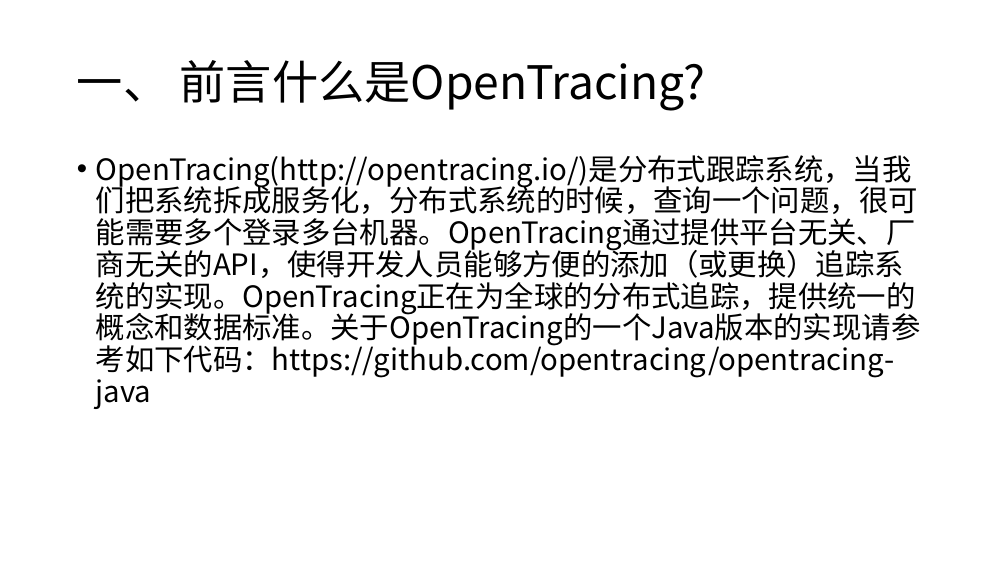
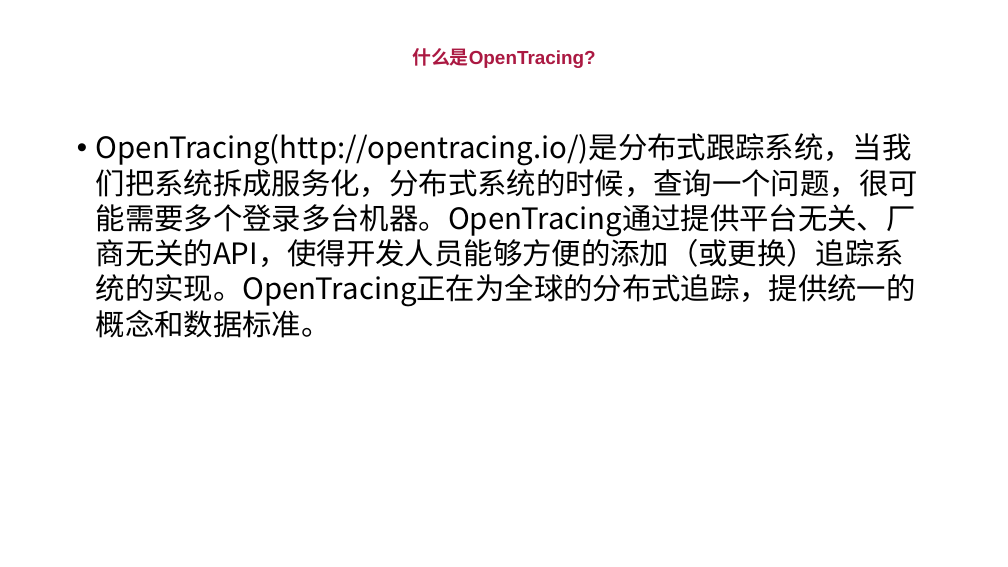
Before and after one commit to kingreatwill/open, a slide deck: slide 13 of files/Distributed Tracking System.pptx (slide 23 before the commit). Drawn at 1008x567 pixels with LibreOffice and Linux fonts; fonts in the diff are those of the drawing. Boxes give left, top, right and bottom in pixels: in the first picture for what was removed or moved away, otherwise in the second. Text is boxed around its words. In the diff, an @@ line names an element or a change of style, - is before the commit and + after.

```diff
--- a/files/Distributed Tracking System.pptx
+++ b/files/Distributed Tracking System.pptx
@@ title at <box>412,48,596,68</box>: text changed; size 44 to 18 pt; font Noto Sans CJK SC to Arial; text colour #000000 to #AB1942; bold on @@
-一、 前言什么是OpenTracing?
+什么是OpenTracing?
@@ text at <box>96,133,918,338</box>: text changed @@
-• OpenTracing(http://opentracing.io/)是分布式跟踪系统，当我们把系统拆成服务化，分布式系统的时候，查询一个问题，很可能需要多个登录多台机器。OpenTracing通过提供平台无关、厂商无关的API，使得开发人员能够方便的添加（或更换）追踪系统的实现。OpenTracing正在为全球的分布式追踪，提供统一的概念和数据标准。关于OpenTracing的一个Java版本的实现请参考如下代码：https://github.com/opentracing/opentracing-java
+• OpenTracing(http://opentracing.io/)是分布式跟踪系统，当我们把系统拆成服务化，分布式系统的时候，查询一个问题，很可能需要多个登录多台机器。OpenTracing通过提供平台无关、厂商无关的API，使得开发人员能够方便的添加（或更换）追踪系统的实现。OpenTracing正在为全球的分布式追踪，提供统一的概念和数据标准。
```
Also in this commit, not shown: 5 other slides changed, 2 slides added, 1 slide removed, 1 other file.
